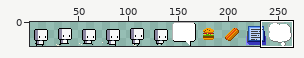
One commit to this sprite sheet: resources/sprites/spritesheet.png. The picture above shows the old version from afar; the outline marks the close-up.
Close-up. Before:
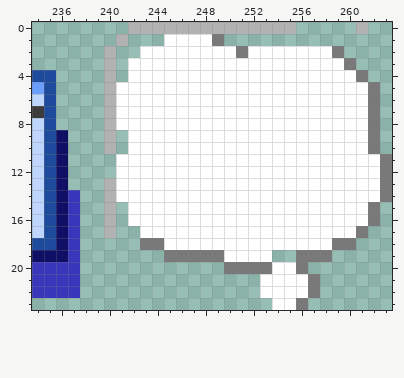
The file is 264x24 pixels. Shown: x 234..263, y 0..23. The wide view leaves out empty margins.
New version:
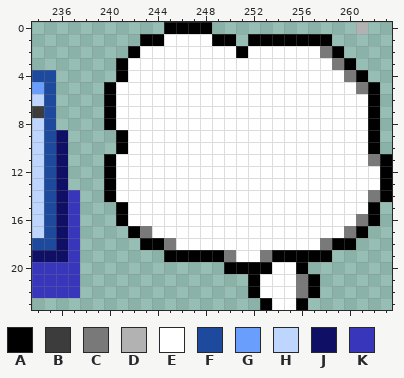
Palette (. is transparent): A #000000  B #3c3c3c  C #797979  D #b2b2b2  E #ffffff  F #1e4a9d  G #699efc  H #bed6fd  J #0f0f65  K #3837bc
Message: Update thought bubble sprite
Edits made:
y 0: x 242..255 DDDDDDDDDDDDDD -> ...AAAA.......
y 1: x 241 D -> .; x 243..244 .. -> AA; x 249..250 C. -> AA; x 252..258 ....... -> AAAAAAA
y 2: x 240 D -> .; x 242 . -> A; x 251 C -> A; x 258..259 EC -> CA
y 3: x 240..241 D. -> .A; x 259..260 EC -> CA
y 4: x 240..241 D. -> .A; x 260..261 EC -> CA
y 5: x 240 D -> A; x 261..262 EC -> CA
y 6..8: x 240 D -> A; x 262 C -> A
y 9..10: x 240..241 D. -> .A; x 262 C -> A
y 11: x 240 . -> A; x 262..263 EC -> CA
y 12: x 240 . -> A; x 263 C -> A
y 13: x 240 D -> A; x 263 C -> A
y 14: x 240 D -> A; x 262..263 EC -> CA
y 15: x 240..241 D. -> .A; x 262 C -> A
y 16: x 240..241 D. -> .A; x 261..262 EC -> CA
y 17: x 240 D -> .; x 242..243 .E -> AC; x 260..261 EC -> CA
y 18: x 243..245 CCE -> AAC; x 258..260 ECC -> CAA
y 19: x 245..250 CCCCCE -> AAAAAC; x 253..258 E..CCC -> CAAAAA
y 20: x 250..253 CCCC -> AAAA; x 256 C -> A
y 21..22: x 252 . -> A; x 256..257 EC -> CA
y 23: x 253 . -> A; x 256 C -> A
